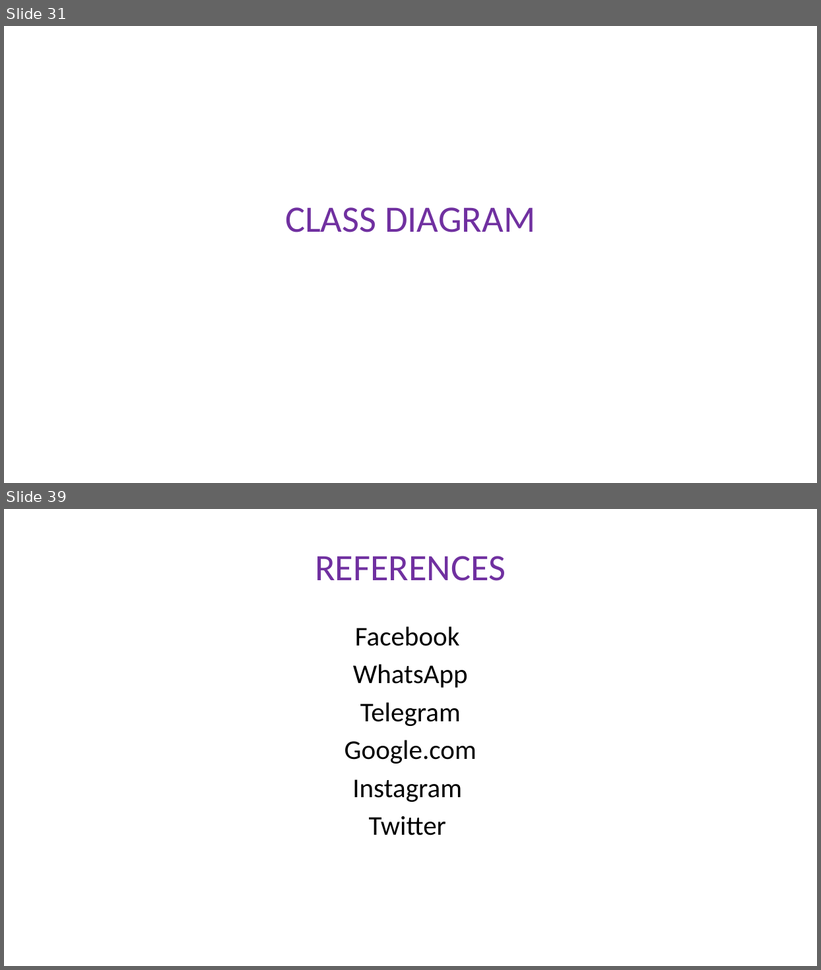
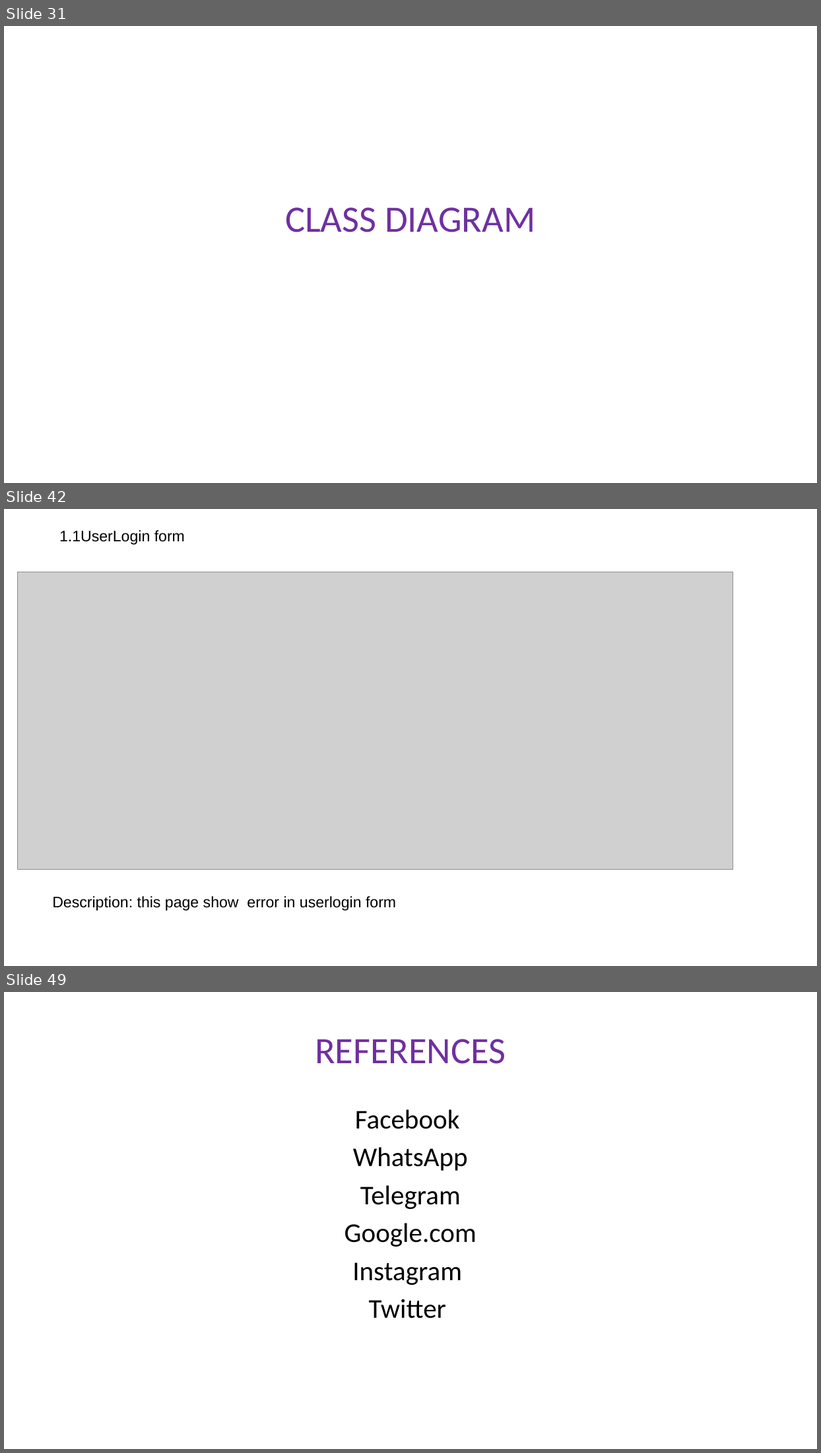
Before and after one commit to gaurangkumar/laravel-social-media, a slide deck: docs/agwis.pptx. Shown one above the other, each under a label of ours: slides 31 and 39 before the commit, slides 31, 42 and 49 after it; the slides between them are not shown. The pictures are 821x970 and 821x1453 pixels, drawn with LibreOffice and Linux fonts; fonts in the diff are those of the drawing; grey boxes stand for pictures. Boxes give left, top, right and bottom in pixels: in the first picture for what was removed or moved away, otherwise in the second. Text is boxed around its words. In the diff, an @@ line names an element or a change of style, - is before the commit and + after.

```diff
--- a/docs/agwis.pptx
+++ b/docs/agwis.pptx
@@ slide 42 added at bbox=[4, 509, 817, 966], background #FFFFFF @@
@@ text added at bbox=[59, 530, 185, 545], 18 pt, text #000000 @@
+1.1UserLogin form
@@ picture added at bbox=[17, 572, 733, 869] @@
@@ text added at bbox=[52, 896, 396, 911], 18 pt, text #000000 @@
+Description: this page show error in userlogin form
@@ what was slide 39 is now slide 49 @@
```
Also in this commit, not shown: 6 slides changed, 10 other slides added, 1 slide removed, 1 other file.
